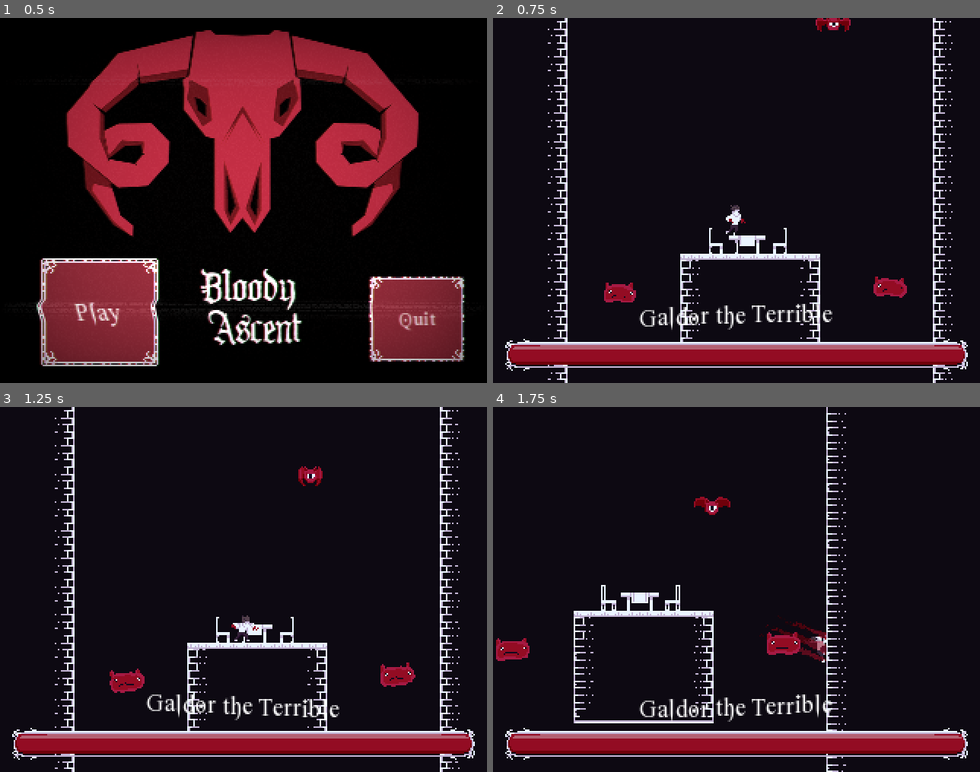
Above: before the commit, frames 1-4 (two rows, left to right).
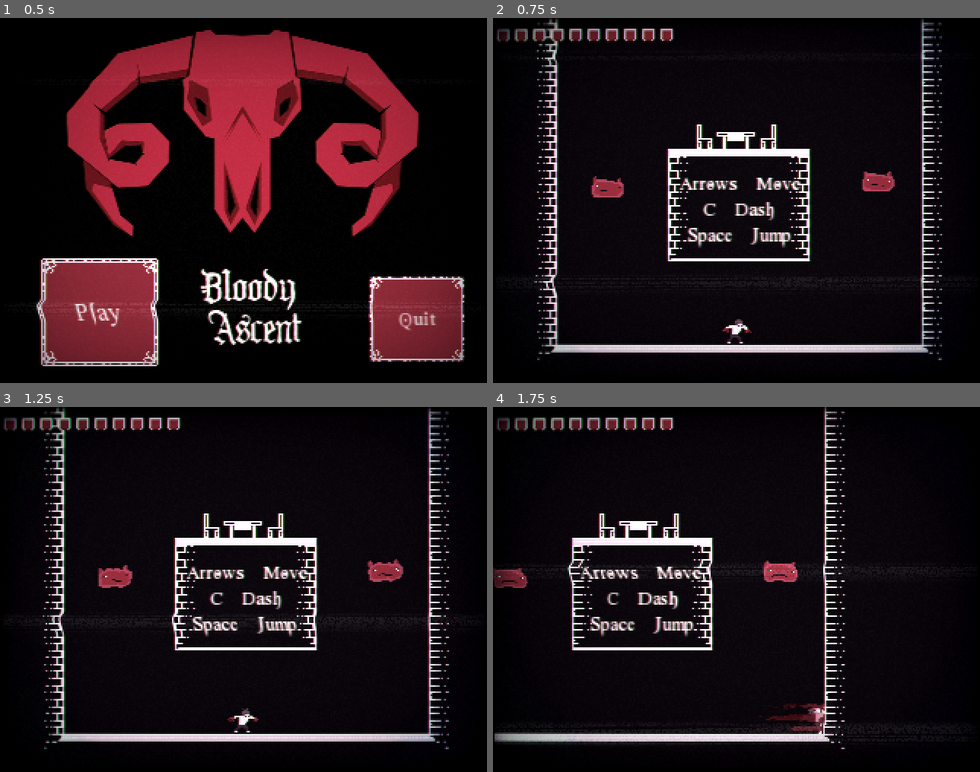
Above: after the commit, the same moments.

Repository: Luxxdev/GameJamPlus
Game: Godot game, scene res://Scenes/TitleScreen.tscn
The game is run twice, just before and just after one commit, with the same random seed, the same clock (stepped at 60 frames per second) and the same inputs. The engine's default icon, where the game draws it, is replaced by a stand-in: a white triangle on a blue panel in a dark square.
Inputs:
- Up to frame 1 (0.5 s): no input
- Up to frame 2 (0.75 s): click "Play" at 0.5 s
- Up to frame 3 (1.25 s): no input
- Up to frame 4 (1.75 s): hold Right (ui_right) from 1.28 s (still down); tap C (Dash) at 1.35 s; tap Space (Jump) at 1.52, 1.55 s

Frame 1 is identical in both runs. In frame 2, 19% of the frame differs, in the area x 0-98%, y 0-100%; in frame 3, 19%; in frame 4, 17%.

Commit message:
tá pronto o sorvetinho

Diff:
--- a/Boss.gd
+++ b/Boss.gd
@@ -136,6 +136,7 @@
 	emit_signal("healthChanged")
 	if life <= 0:
 		queue_free()
+		get_tree().change_scene("res://Scenes/Victory.tscn")
 
 func _on_DamageArea_body_entered(body):
 	if "Player" in body.name:
--- a/Objects/Enemies/Boss.tscn
+++ b/Objects/Enemies/Boss.tscn
@@ -1,7 +1,7 @@
-[gd_scene load_steps=24 format=2]
+[gd_scene load_steps=29 format=2]
 
 [ext_resource path="res://Boss.gd" type="Script" id=1]
-[ext_resource path="res://icon.png" type="Texture" id=2]
+[ext_resource path="res://Objects/images/fumaca.png" type="Texture" id=2]
 [ext_resource path="res://Objects/EnemySpawner.tscn" type="PackedScene" id=3]
 [ext_resource path="res://Objects/Enemies/Boss/BossHand.png" type="Texture" id=4]
 [ext_resource path="res://Objects/Enemies/Boss/bosshead.png" type="Texture" id=5]
@@ -12,6 +12,31 @@
 
 [sub_resource type="RectangleShape2D" id=3]
 extents = Vector2( 138, 5 )
+
+[sub_resource type="Gradient" id=25]
+colors = PoolColorArray( 0.771973, 0, 0, 1, 0.135254, 0.0443802, 0.135165, 1 )
+
+[sub_resource type="GradientTexture" id=26]
+gradient = SubResource( 25 )
+width = 8
+
+[sub_resource type="Curve" id=27]
+_data = [ Vector2( 0, 1 ), 0.0, 0.0, 0, 0, Vector2( 1, 0.488636 ), -1.61818, 0.0, 0, 0 ]
+
+[sub_resource type="CurveTexture" id=28]
+width = 32
+curve = SubResource( 27 )
+
+[sub_resource type="ParticlesMaterial" id=29]
+emission_shape = 2
+emission_box_extents = Vector3( 38, 4, 1 )
+flag_disable_z = true
+gravity = Vector3( 0, 0, 0 )
+orbit_velocity = 0.0
+orbit_velocity_random = 0.0
+scale = 2.0
+scale_curve = SubResource( 28 )
+color_ramp = SubResource( 26 )
 
 [sub_resource type="AtlasTexture" id=15]
 atlas = ExtResource( 4 )
@@ -189,9 +214,11 @@
 shape = SubResource( 3 )
 disabled = true
 
-[node name="Sprite" type="Sprite" parent="ExitBlockers/RigidBody2D"]
+[node name="Sprite" type="Particles2D" parent="ExitBlockers/RigidBody2D"]
 visible = false
-scale = Vector2( 4.46875, 0.203125 )
+position = Vector2( 10, 0 )
+amount = 75
+process_material = SubResource( 29 )
 texture = ExtResource( 2 )
 
 [node name="BossBody" type="Node2D" parent="."]
@@ -206,6 +233,7 @@
 scale = Vector2( 0.5, 0.5 )
 frames = SubResource( 14 )
 animation = "Idle"
+frame = 2
 playing = true
 
 [node name="BossHandArea" type="Area2D" parent="BossBody/BossHead/BossLHand"]
@@ -218,7 +246,6 @@
 scale = Vector2( 0.5, 0.5 )
 frames = SubResource( 14 )
 animation = "Idle"
-frame = 2
 playing = true
 flip_h = true
 
--- a/Scenes/TestScene.tscn
+++ b/Scenes/TestScene.tscn
@@ -15,6 +15,8 @@
 [ext_resource path="res://Objects/images/cadeira.png" type="Texture" id=13]
 [ext_resource path="res://Objects/images/gargula.png" type="Texture" id=14]
 [ext_resource path="res://Objects/images/Gradinha.png" type="Texture" id=15]
+[ext_resource path="res://UI/COracaps.png" type="Texture" id=16]
+[ext_resource path="res://Scripts/HPBar.gd" type="Script" id=17]
 
 [sub_resource type="ShaderMaterial" id=5]
 shader = ExtResource( 5 )
@@ -23,7 +25,7 @@
 shader_param/scanlines_width = 0.062
 shader_param/grille_opacity = 0.181
 shader_param/resolution = Vector2( 320, 240 )
-shader_param/pixelate = true
+shader_param/pixelate = false
 shader_param/roll = true
 shader_param/roll_speed = 8.0
 shader_param/roll_size = 28.862
@@ -41,9 +43,6 @@
 shader_param/vignette_opacity = 0.5
 
 [node name="Node2D" type="Node2D"]
-__meta__ = {
-"_edit_vertical_guides_": [ 124.0, 196.0 ]
-}
 
 [node name="Map Decor" type="Node2D" parent="."]
 position = Vector2( 1, 0 )
@@ -320,8 +319,73 @@
 value = 20.0
 percent_visible = false
 
+[node name="HBoxContainer" type="HBoxContainer" parent="CanvasLayer/Control"]
+margin_left = 2.0
+margin_top = 7.0
+margin_right = 118.0
+margin_bottom = 15.0
+script = ExtResource( 17 )
+
+[node name="TextureRect" type="TextureRect" parent="CanvasLayer/Control/HBoxContainer"]
+margin_right = 8.0
+margin_bottom = 8.0
+texture = ExtResource( 16 )
+
+[node name="TextureRect2" type="TextureRect" parent="CanvasLayer/Control/HBoxContainer"]
+margin_left = 12.0
+margin_right = 20.0
+margin_bottom = 8.0
+texture = ExtResource( 16 )
+
+[node name="TextureRect3" type="TextureRect" parent="CanvasLayer/Control/HBoxContainer"]
+margin_left = 24.0
+margin_right = 32.0
+margin_bottom = 8.0
+texture = ExtResource( 16 )
+
+[node name="TextureRect4" type="TextureRect" parent="CanvasLayer/Control/HBoxContainer"]
+margin_left = 36.0
+margin_right = 44.0
+margin_bottom = 8.0
+texture = ExtResource( 16 )
+
+[node name="TextureRect5" type="TextureRect" parent="CanvasLayer/Control/HBoxContainer"]
+margin_left = 48.0
+margin_right = 56.0
+margin_bottom = 8.0
+texture = ExtResource( 16 )
+
+[node name="TextureRect6" type="TextureRect" parent="CanvasLayer/Control/HBoxContainer"]
+margin_left = 60.0
+margin_right = 68.0
+margin_bottom = 8.0
+texture = ExtResource( 16 )
+
+[node name="TextureRect7" type="TextureRect" parent="CanvasLayer/Control/HBoxContainer"]
+margin_left = 72.0
+margin_right = 80.0
+margin_bottom = 8.0
+texture = ExtResource( 16 )
+
+[node name="TextureRect8" type="TextureRect" parent="CanvasLayer/Control/HBoxContainer"]
+margin_left = 84.0
+margin_right = 92.0
+margin_bottom = 8.0
+texture = ExtResource( 16 )
+
+[node name="TextureRect9" type="TextureRect" parent="CanvasLayer/Control/HBoxContainer"]
+margin_left = 96.0
+margin_right = 104.0
+margin_bottom = 8.0
+texture = ExtResource( 16 )
+
+[node name="TextureRect10" type="TextureRect" parent="CanvasLayer/Control/HBoxContainer"]
+margin_left = 108.0
+margin_right = 116.0
+margin_bottom = 8.0
+texture = ExtResource( 16 )
+
 [node name="shader" type="ColorRect" parent="CanvasLayer/Control"]
-visible = false
 material = SubResource( 5 )
 anchor_right = 1.0
 anchor_bottom = 1.0
@@ -331,7 +395,7 @@
 }
 
 [node name="Player" parent="." instance=ExtResource( 1 )]
-position = Vector2( 147, 75 )
+position = Vector2( 157, 259 )
 
 [node name="CameraReal" type="Camera2D" parent="Player"]
 position = Vector2( 1, 0 )
@@ -361,6 +425,7 @@
 tile_data = PoolIntArray( -27131927, 0, 0, -27131926, 0, 1, -27131925, 0, 1, -27131924, 0, 1, -27131923, 0, 1, -2713192 …(206526 unchanged characters)…
 
 [node name="Boss" parent="." instance=ExtResource( 3 )]
+visible = false
 position = Vector2( 160, -9307 )
 
 [node name="StartFightArea" parent="Boss" index="0"]
@@ -372,14 +437,11 @@
 [node name="RigidBody2D" parent="Boss/ExitBlockers" index="0"]
 position = Vector2( -9, 192 )
 
-[node name="Particles2D" parent="Boss/ExitBlockers/RigidBody2D" index="2"]
-position = Vector2( 9, 0 )
-
 [node name="BossBody" parent="Boss" index="2"]
 position = Vector2( -2, 56 )
 
 [node name="BossLHand" parent="Boss/BossBody/BossHead" index="0"]
-frame = 2
+frame = 1
 
 [node name="BossRHand" parent="Boss/BossBody/BossHead" index="1"]
 frame = 3
@@ -908,221 +970,174 @@
 [node name="Slime" parent="SlimesPos" instance=ExtResource( 7 )]
 position = Vector2( 130.75, -654.258 )
 rotation = 0.0
-scale = Vector2( 1, 1 )
-
+frame = 1
 
 [node name="Slime4" parent="SlimesPos" instance=ExtResource( 7 )]
 position = Vector2( 242.421, -1880.84 )
 rotation = 0.0
-scale = Vector2( 1, 1 )
-
-frame = 0
+frame = 3
 
 [node name="Slime5" parent="SlimesPos" instance=ExtResource( 7 )]
 position = Vector2( 254.132, -2205.93 )
 rotation = 0.0
-scale = Vector2( 1, 1 )
-
-frame = 1
+frame = 0
 
 [node name="Slime32" parent="SlimesPos" instance=ExtResource( 7 )]
 position = Vector2( 136.407, -2464.23 )
 rotation = 0.0
-scale = Vector2( 1, 1 )
-
-frame = 0
+frame = 3
 
 [node name="Slime6" parent="SlimesPos" instance=ExtResource( 7 )]
 position = Vector2( 312.915, -2735.75 )
 rotation = 0.0
-scale = Vector2( 1, 1 )
-
-frame = 1
+frame = 0
 
 [node name="Slime7" parent="SlimesPos" instance=ExtResource( 7 )]
 position = Vector2( 116.756, -3020.69 )
 rotation = 0.0
-
-scale = Vector2( 1, 1 )
-
-frame = 0
+frame = 3
 
 [node name="Slime8" parent="SlimesPos" instance=ExtResource( 7 )]
 position = Vector2( 123.326, -3203.06 )
 rotation = 0.0
-scale = Vector2( 1, 1 )
-
-frame = 0
+frame = 3
 
 [node name="Slime9" parent="SlimesPos" instance=ExtResource( 7 )]
 position = Vector2( 130.752, -3409.22 )
 rotation = 0.0
-scale = Vector2( 1, 1 )
-
-frame = 0
+frame = 3
 
 [node name="Slime10" parent="SlimesPos" instance=ExtResource( 7 )]
 position = Vector2( 138.179, -3615.38 )
 rotation = 0.0
-scale = Vector2( 1, 1 )
-
+frame = 1
 
 [node name="Slime11" parent="SlimesPos" instance=ExtResource( 7 )]
 position = Vector2( 178.316, -4288.78 )
 rotation = 0.0
-
-scale = Vector2( 1, 1 )
-
+frame = 1
 
 [node name="Slime12" parent="SlimesPos" instance=ExtResource( 7 )]
 position = Vector2( 355.612, -4361.78 )
 rotation = 0.0
-scale = Vector2( 1, 1 )
-
-frame = 0
+frame = 3
 
 [node name="Slime13" parent="SlimesPos" instance=ExtResource( 7 )]
 position = Vector2( 201.601, -4494.36 )
 rotation = 0.0
-scale = Vector2( 1, 1 )
-
-frame = 0
+frame = 3
 
 [node name="Slime14" parent="SlimesPos" instance=ExtResource( 7 )]
 position = Vector2( 386.255, -4551.23 )
 rotation = 0.0
-scale = Vector2( 1, 1 )
-frame = 0
+frame = 3
 
 [node name="Slime15" parent="SlimesPos" instance=ExtResource( 7 )]
 position = Vector2( 234.951, -5199.76 )
 rotation = 0.0
-scale = Vector2( 1, 1 )
-
-frame = 1
+frame = 0
 
 [node name="Slime16" parent="SlimesPos" instance=ExtResource( 7 )]
 position = Vector2( 257.585, -6048.46 )
 rotation = 0.0
-scale = Vector2( 1, 1 )
-
-frame = 0
+frame = 3
 
 [node name="Slime17" parent="SlimesPos" instance=ExtResource( 7 )]
 position = Vector2( 383.377, -6234.47 )
 rotation = 0.0
-scale = Vector2( 1, 1 )
-
-frame = 0
+frame = 3
 
 [node name="Slime18" parent="SlimesPos" instance=ExtResource( 7 )]
 position = Vector2( 389.946, -6416.84 )
 rotation = 0.0
-scale = Vector2( 1, 1 )
-
-frame = 0
+frame = 3
 
 [node name="Slime19" parent="SlimesPos" instance=ExtResource( 7 )]
 position = Vector2( 309.079, -6816.72 )
 rotation = 0.0
-scale = Vector2( 1, 1 )
-
+frame = 1
 
 [node name="Slime20" parent="SlimesPos" instance=ExtResource( 7 )]
 position = Vector2( 265.355, -7366.12 )
 rotation = 0.0
-scale = Vector2( 1, 1 )
-
-frame = 0
+frame = 3
 
 [node name="Slime21" parent="SlimesPos" instance=ExtResource( 7 )]
 position = Vector2( 263.927, -7326.47 )
 rotation = 0.0
-scale = Vector2( 1, 1 )
-
-frame = 0
+frame = 3
 
 [node name="Slime22" parent="SlimesPos" instance=ExtResource( 7 )]
 position = Vector2( 501.8, -7317.9 )
 rotation = 0.0
-scale = Vector2( 1, 1 )
-
-frame = 0
+frame = 3
 
 [node name="Slime23" parent="SlimesPos" instance=ExtResource( 7 )]
 position = Vector2( 503.228, -7357.55 )
 rotation = 0.0
-scale = Vector2( 1, 1 )
-
-frame = 0
+frame = 3
 
 [node name="Slime24" parent="SlimesPos" instance=ExtResource( 7 )]
 position = Vector2( 381.738, -7346.04 )
 rotation = 0.0
-scale = Vector2( 1, 1 )
-
-frame = 1
+frame = 0
 
 [node name="Slime25" parent="SlimesPos" instance=ExtResource( 7 )]
 position = Vector2( 406.875, -8162.2 )
 rotation = 0.0
-scale = Vector2( 1, 1 )
-
-frame = 0
+frame = 3
 
 [node name="Slime26" parent="SlimesPos" instance=ExtResource( 7 )]
 position = Vector2( 410.739, -8297.03 )
 rotation = 0.0
-scale = Vector2( 1, 1 )
-
-frame = 0
+frame = 3
 
 [node name="Slime27" parent="SlimesPos" instance=ExtResource( 7 )]
 position = Vector2( 416.72, -8407.96 )
 rotation = 0.0
-scale = Vector2( 1, 1 )
-
-frame = 0
+frame = 3
 
 [node name="Slime28" parent="SlimesPos" instance=ExtResource( 7 )]
 position = Vector2( 419.88, -8550.76 )
 rotation = 0.0
-scale = Vector2( 1, 1 )
-
+frame = 1
 
 [node name="Slime29" parent="SlimesPos" instance=ExtResource( 7 )]
 position = Vector2( 425.777, -8733.85 )
 rotation = 0.0
-scale = Vector2( 1, 1 )
-
+frame = 1
 
 [node name="Slime30" parent="SlimesPos" instance=ExtResource( 7 )]
 position = Vector2( 432.347, -8916.22 )
 rotation = 0.0
-scale = Vector2( 1, 1 )
-
-frame = 0
+frame = 3
 
 [node name="Slime31" parent="SlimesPos" instance=ExtResource( 7 )]
 position = Vector2( 439.488, -9114.45 )
 rotation = 0.0
-scale = Vector2( 1, 1 )
-
-frame = 1
+frame = 0
 
 [node name="Slime3" parent="SlimesPos" instance=ExtResource( 7 )]
 position = Vector2( 229.631, -10.5838 )
 rotation = 0.0
-scale = Vector2( 1, 1 )
-
-frame = 0
+frame = 3
 
 [node name="Slime33" parent="SlimesPos" instance=ExtResource( 7 )]
 position = Vector2( 0.499855, -13.8759 )
 rotation = 0.0
-scale = Vector2( 1, 1 )
-
-frame = 0
+frame = 3
+
+[node name="Label" type="Label" parent="."]
+margin_left = 109.0
+margin_top = 140.0
+margin_right = 212.0
+margin_bottom = 203.0
+theme = ExtResource( 9 )
+text = "Arrows - Move
+C - Dash
+Space - Jump"
+align = 1
+valign = 1
 
 [connection signal="visibility_changed" from="Boss" to="CanvasLayer/Control/MarginContainer/BossHP" method="_on_Boss_visibility_changed"]
 
--- a/Scenes/TitleScreen.tscn
+++ b/Scenes/TitleScreen.tscn
@@ -50,7 +50,6 @@
 theme = ExtResource( 5 )
 
 [node name="Play" type="Button" parent="Control"]
-
 margin_left = 25.0
 margin_top = 156.0
 margin_right = 106.0
--- /dev/null
+++ b/Scenes/Victory.tscn
@@ -0,0 +1,71 @@
+[gd_scene load_steps=6 format=2]
+
+[ext_resource path="res://Objects/images/Victory.png" type="Texture" id=1]
+[ext_resource path="res://UI/Tema.tres" type="Theme" id=2]
+[ext_resource path="res://Fonts/DynamicFont.tres" type="DynamicFont" id=3]
+[ext_resource path="res://CRT_shader.tres" type="Shader" id=4]
+
+[sub_resource type="ShaderMaterial" id=1]
+shader = ExtResource( 4 )
+shader_param/overlay = true
+shader_param/scanlines_opacity = 0.4
+shader_param/scanlines_width = 0.062
+shader_param/grille_opacity = 0.181
+shader_param/resolution = Vector2( 320, 240 )
+shader_param/pixelate = false
+shader_param/roll = true
+shader_param/roll_speed = 8.0
+shader_param/roll_size = 28.862
+shader_param/roll_variation = 0.442
+shader_param/distort_intensity = 0.01
+shader_param/noise_opacity = 0.083
+shader_param/noise_speed = 5.0
+shader_param/static_noise_intensity = 0.018
+shader_param/aberration = 0.01
+shader_param/brightness = 1.4
+shader_param/discolor = true
+shader_param/warp_amount = 0.0
+shader_param/clip_warp = false
+shader_param/vignette_intensity = 0.4
+shader_param/vignette_opacity = 0.5
+
+[node name="Node2D" type="Node2D"]
+
+[node name="Sprite" type="Sprite" parent="."]
+position = Vector2( 160, 121 )
+scale = Vector2( 0.444, 0.444 )
+texture = ExtResource( 1 )
+
+[node name="CanvasLayer" type="CanvasLayer" parent="."]
+
+[node name="Control" type="Control" parent="CanvasLayer"]
+margin_right = 40.0
+margin_bottom = 40.0
+theme = ExtResource( 2 )
+
+[node name="RichTextLabel" type="RichTextLabel" parent="CanvasLayer/Control"]
+margin_left = 164.0
+margin_top = 47.0
+margin_right = 277.0
+margin_bottom = 87.0
+theme = ExtResource( 2 )
+custom_fonts/normal_font = ExtResource( 3 )
+text = "Ascended"
+
+[node name="Button" type="Button" parent="CanvasLayer/Control"]
+margin_left = 164.0
+margin_top = 119.0
+margin_right = 295.0
+margin_bottom = 194.0
+theme = ExtResource( 2 )
+text = "Menu"
+
+[node name="shader" type="ColorRect" parent="CanvasLayer"]
+material = SubResource( 1 )
+anchor_right = 1.0
+anchor_bottom = 1.0
+mouse_filter = 2
+input_pass_on_modal_close_click = false
+__meta__ = {
+"_edit_lock_": true
+}
--- a/Scripts/HPBar.gd
+++ b/Scripts/HPBar.gd
@@ -1,9 +1,17 @@
-extends ProgressBar
+extends HBoxContainer
 
-onready var playerNode = get_parent().get_parent().get_node("Player")
+onready var playerNode = get_parent().get_parent().get_parent().get_node("Player")
+var counter = 0
 
 func _ready():
 	playerNode.connect("healthChanged", self, "UpdateHealth")
 
-func UpdateHealth():
-	value = playerNode.health
+func UpdateHealth(subtract : bool):
+	if subtract:
+		get_child(playerNode.health-1).visible = false
+	else:
+		counter += 1
+		if counter == 3:
+			counter = 0
+			get_child(playerNode.health-1).visible = true
+			playerNode.health += 1
--- a/Scripts/PlayerScript.gd
+++ b/Scripts/PlayerScript.gd
@@ -33,8 +33,8 @@
 var jumpDirection = Vector2(0,-1)
 var wallDirection = 0
 var maxCameraOffset = 100
-var health = 30
-const maxHealth = 30
+var health = 10
+const maxHealth = 10
 signal healthChanged
 onready var tween = $Tween
 onready var sprite = $Sprite
@@ -274,11 +274,11 @@
 		dashTimer.stop()
 		stunned = true
 		falling = true
-		health -= 3
+		health -= 1
 		motion.y = 300 * jumpDirection.y
 		motion.x = 100 * dir
 		invulnerable = true
-		emit_signal("healthChanged")
+		emit_signal("healthChanged", true)
 		yield(get_tree().create_timer(1), "timeout")
 		sprite.self_modulate = Color(1,1,1,1)
 		stunned = false
@@ -388,8 +388,7 @@
 		if area.is_in_group("MovingEnemy"):
 			area.get_parent().get_parent().get_parent().TakeDamage(dashDirection)
 			if health < maxHealth:
-				health += 1
-				emit_signal("healthChanged")
+				emit_signal("healthChanged", false)
 		elif area.is_in_group("Boss"):
 			area.get_parent().get_parent().TakeDamage(dashDirection)
 			Dash()
--- a/project.godot
+++ b/project.godot
@@ -43,6 +43,7 @@
 
 window/size/width=320
 window/size/height=240
+window/size/resizable=false
 window/size/test_width=1280
 window/size/test_height=960
 window/stretch/mode="viewport"
Binary file added: Objects/images/Victory.png
Not shown, added: Objects/images/Victory.png.import
Not shown: 1 places in Scenes/TestScene.tscn that only renumber resources
